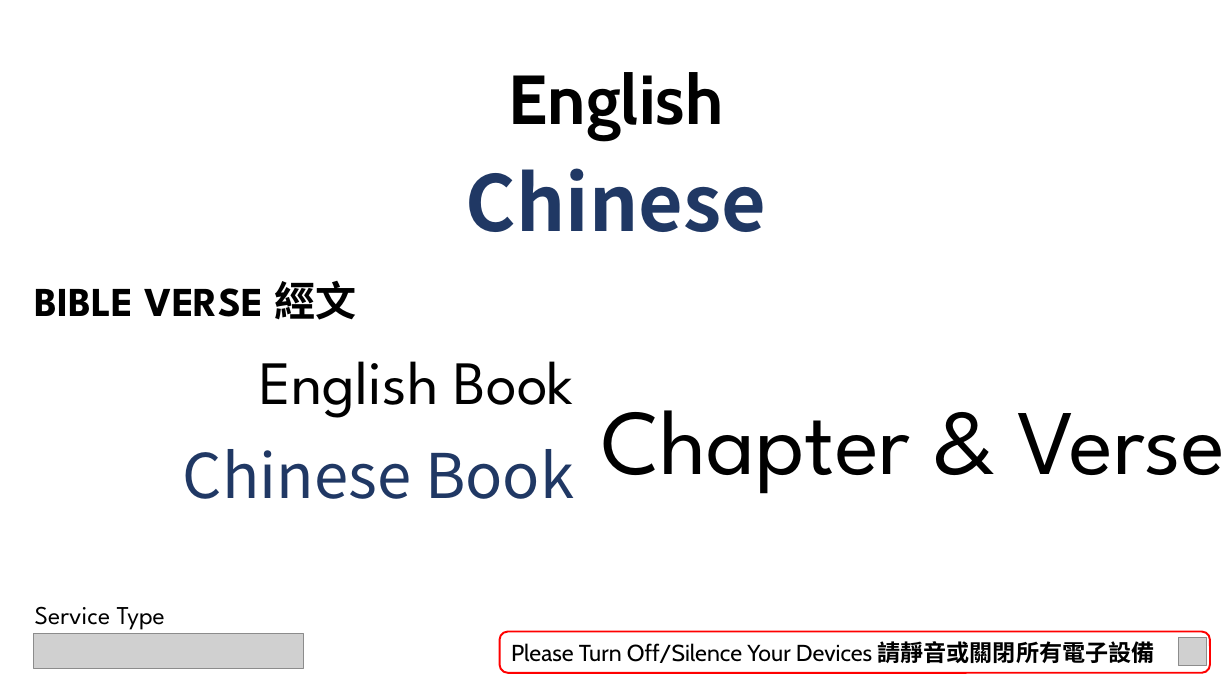
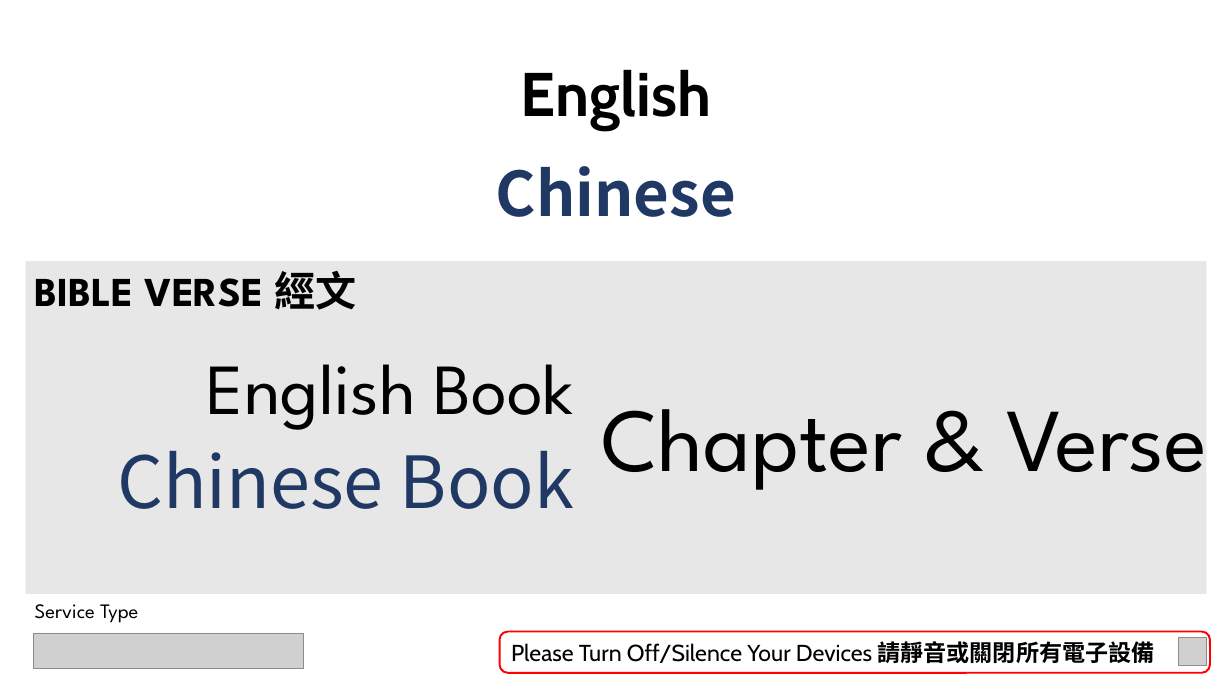
Before and after one commit to calebchanwy/tjc-powerpoint, a slide deck: slide 3 of TJCPowerPoint/bin/Debug/Files/ServiceWidescreen.pptx. Drawn at 1232x693 pixels with LibreOffice and Linux fonts; fonts in the diff are those of the drawing; grey boxes stand for pictures; background and template pictures are left out. Boxes give left, top, right and bottom in pixels: in the first picture for what was removed or moved away, otherwise in the second. Text is boxed around its words. In the diff, an @@ line names an element or a change of style, - is before the commit and + after.

```diff
--- a/TJCPowerPoint/bin/Debug/Files/ServiceWidescreen.pptx
+++ b/TJCPowerPoint/bin/Debug/Files/ServiceWidescreen.pptx
@@ text "English" at box(521, 69, 711, 130): size 54 to 48 pt; less space between paragraphs @@
@@ text "Chinese" at box(496, 166, 736, 217): size 60 to 48 pt; less space between paragraphs @@
@@ rectangle "BIBLE VERSE 經文": place and size @@
-rectangle "BIBLE VERSE 經文" at box(35, 281, 356, 320)
+rectangle "BIBLE VERSE 經文" at box(26, 262, 1207, 594)
@@ rectangle "BIBLE VERSE 經文" at box(26, 262, 1207, 594): fill none to #B2B2B2 at 30% opacity @@
@@ text "English Book": place and size @@
-text "English Book" at box(260, 361, 574, 418)
+text "English Book" at box(207, 364, 574, 430)
@@ text "English Book" at box(207, 364, 574, 430): size 48 to 56 pt; more space between paragraphs @@
@@ text "Chapter & Verse" at box(601, 409, 1207, 490): size 72 to 70 pt; less space between paragraphs @@
@@ text "Chinese Book" at box(117, 450, 574, 509): size 48 to 56 pt; more space between paragraphs @@
@@ text "Chinese Book": place and size @@
-text "Chinese Book" at box(183, 449, 574, 499)
+text "Chinese Book" at box(117, 450, 574, 509)
@@ text "Service Type" at box(35, 604, 138, 623): size 20 to 16 pt; less space between paragraphs @@
```
Also in this commit, not shown: 3 other slides changed, 34 other files.
